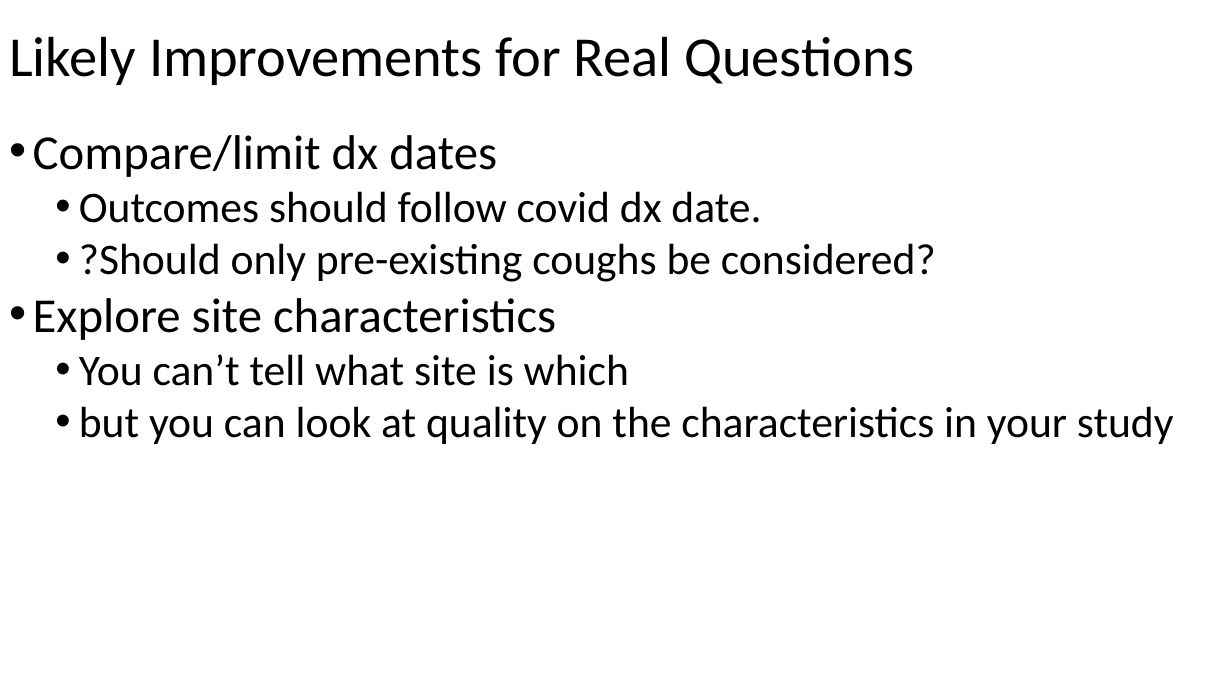
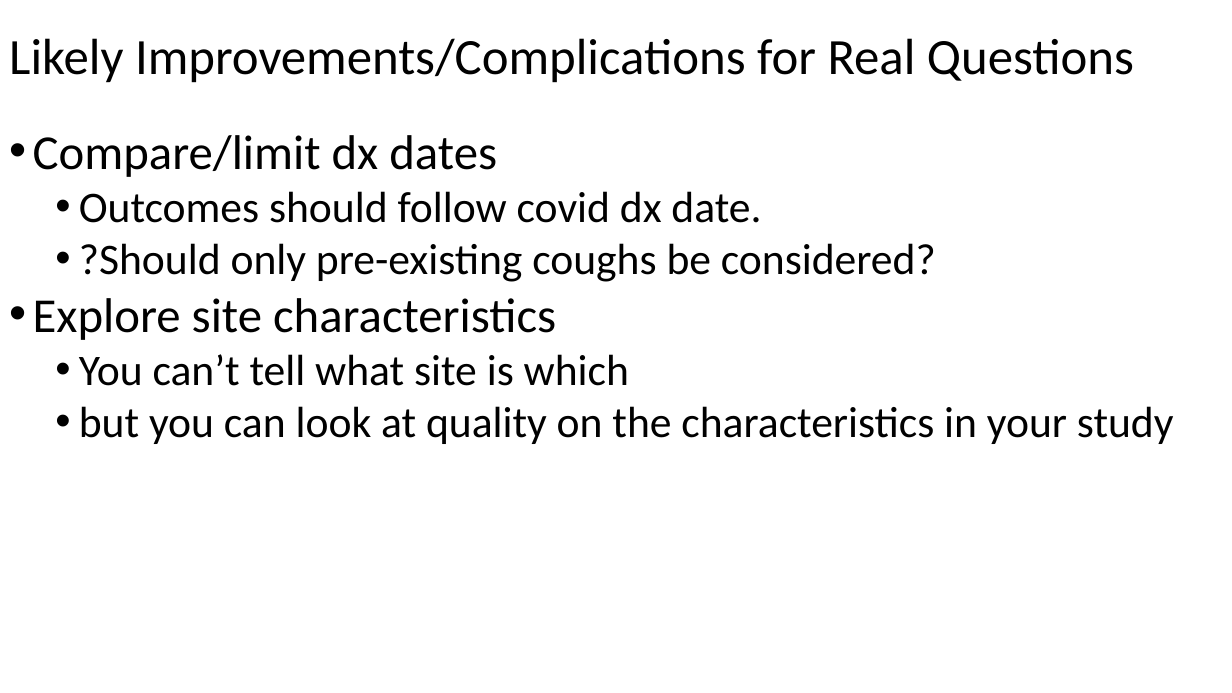
Before and after one commit to OuhscBbmc/prairie-outpost-public, a slide deck: slide 16 of publications/presentation-2022-04-geroscience/beasley-2022-04-n3c-geroscience.pptx (slide 13 before the commit). Drawn at 1232x693 pixels with LibreOffice and Linux fonts; fonts in the diff are those of the drawing. Boxes give left, top, right and bottom in pixels: in the first picture for what was removed or moved away, otherwise in the second. Text is boxed around its words. In the diff, an @@ line names an element or a change of style, - is before the commit and + after.

```diff
--- a/publications/presentation-2022-04-geroscience/beasley-2022-04-n3c-geroscience.pptx
+++ b/publications/presentation-2022-04-geroscience/beasley-2022-04-n3c-geroscience.pptx
@@ title at [9,38,1134,83]: text changed; size 44 to 39.6 pt @@
-Likely Improvements for Real Questions
+Likely Improvements/Complications for Real Questions
```
Also in this commit, not shown: 2 other slides changed, 3 slides added, 3 other files.
